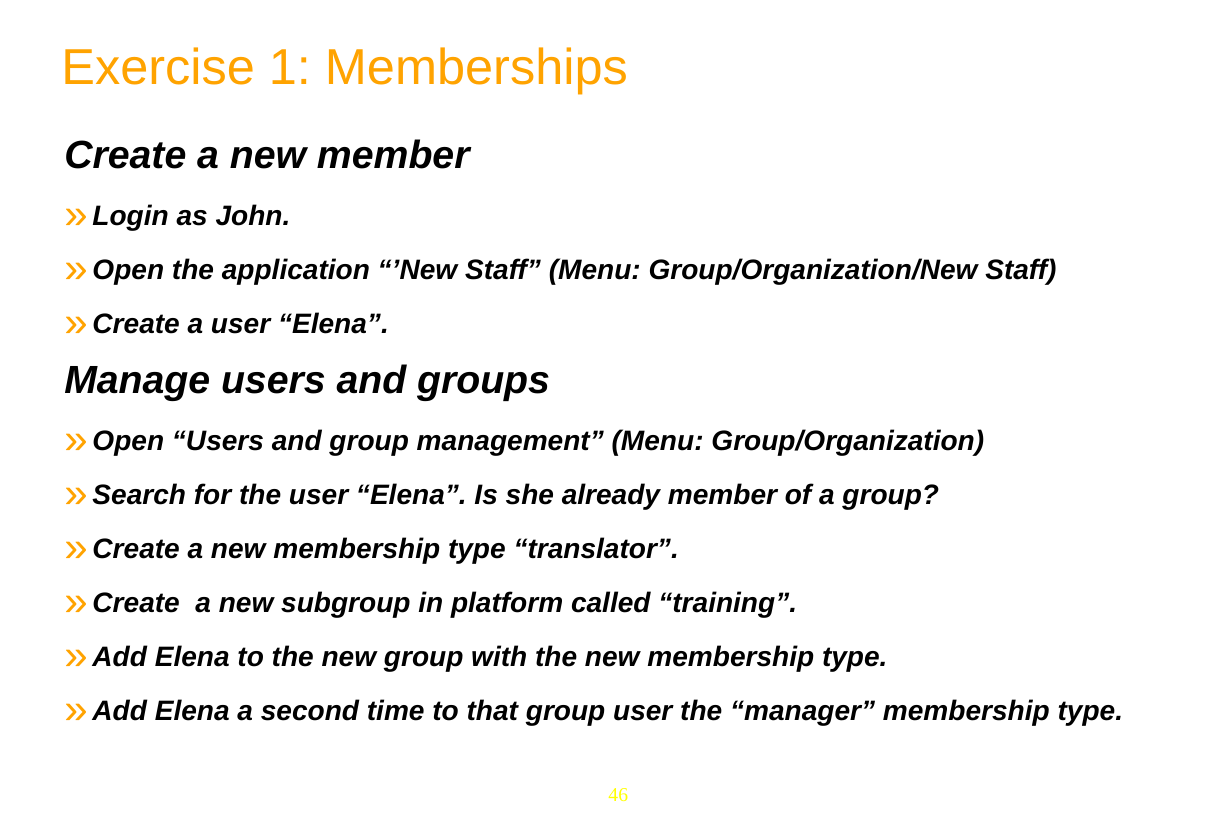
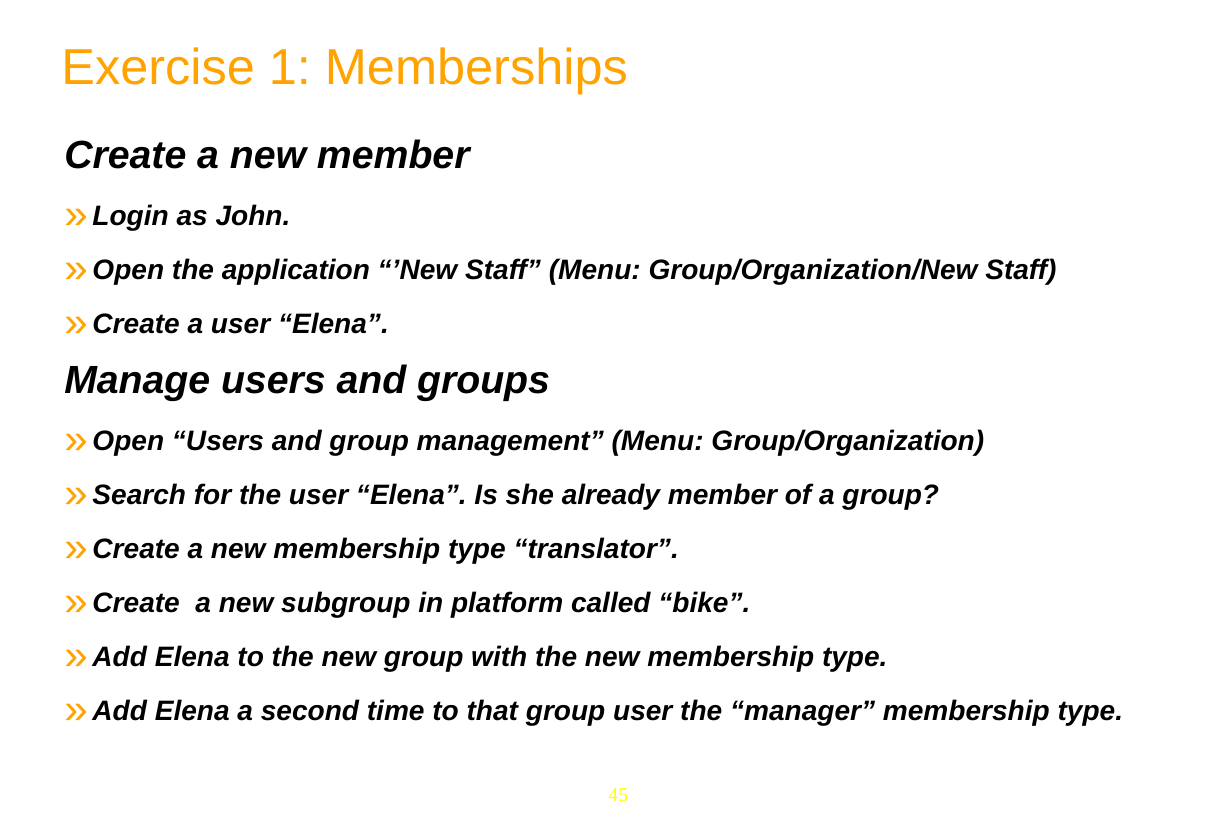
Before and after one commit to anhvurz90/training, a slide deck: slide 45 of slides/exo-fundamentals/en/030-Portal-Intro-XFund-en.pptx (slide 46 before the commit). Drawn at 1232x835 pixels with LibreOffice and Linux fonts; fonts in the diff are those of the drawing; background and template pictures are left out. Boxes give left, top, right and bottom in pixels: in the first picture for what was removed or moved away, otherwise in the second. Text is boxed around its words. In the diff, an @@ line names an element or a change of style, - is before the commit and + after.

```diff
--- a/slides/exo-fundamentals/en/030-Portal-Intro-XFund-en.pptx
+++ b/slides/exo-fundamentals/en/030-Portal-Intro-XFund-en.pptx
@@ text at (92, 591, 750, 617): text changed @@
-» Create a new subgroup in platform called “training”.
+» Create a new subgroup in platform called “bike”.
@@ page number at (608, 788, 628, 802): text changed @@
-46
+45
```
Also in this commit, not shown: 1 other slide changed, 1 slide removed.
